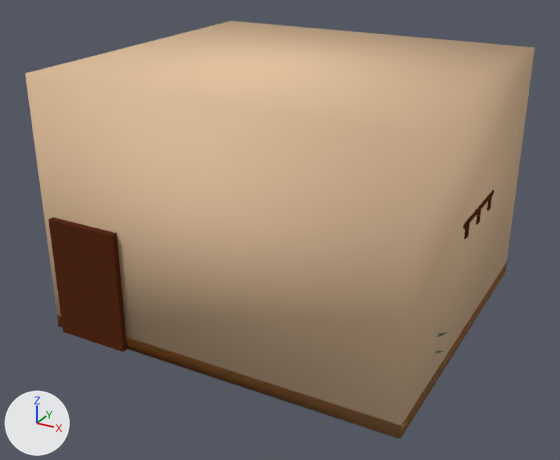
Before and after pictures for a commit that changed the Blender file Assets/Art/Bedroom2.blend.
One viewpoint serves both versions: a 50 mm lens placed at (8.11, -15.34, 8.86), pointed at (0.43, -1.39, 1.89). Every picture has the same lights, and +X, +Y and +Z are marked at lower left.

Before the edit, the objects in view are built like this:
```python
me_plane_001 = bpy.data.meshes.new('Plane.001')
me_plane_001.from_pydata(...)  # 2262 vertices, 3332 faces; spans x -0.75..1.0, y -1.0..0.61, z 0.0..1.21
me_plane_001.materials.append(mat_room)  # picture img_atlas_00002_png
# before: 0 (-0.73, -1.0, 0.0) at pixel (58, 326), 1 (1.0, -1.0, 0.0) at pixel (400, 439), 3 (1.0, 0.61, 0.0) at pixel (505, 272), 4 (-0.73, 0.61, 1.21) at pixel (231, 20), 5 (-0.73, -1.0, 1.21) at pixel (25, 73)
# before: 6 (1.0, -1.0, 1.21) at pixel (423, 130), 7 (1.0, 0.61, 1.21) at pixel (534, 47)
me_plane_023 = bpy.data.meshes.new('Plane.023')
me_plane_023.from_pydata(...)  # 86 vertices, 63 faces; spans x -0.226..0.226, y -0.123..0.0, z -0.038..0.038
me_plane_023.polygons.foreach_set('use_smooth', [True] * 63)
me_plane_023.materials.append(mat_room)  # picture img_atlas_00002_png
me_plane_028 = bpy.data.meshes.new('Plane.028')
me_plane_028.from_pydata(...)  # 16 vertices, 12 faces; spans x -0.675..-0.093, y -1.029..-0.767, z 0.0..0.577
me_plane_028.materials.append(mat_room)  # picture img_atlas_00002_png
ob_door = bpy.data.objects.new('Door', me_plane_028)
ob_door.location = (0.0, 0.0, 0.0)
ob_door.scale = (4.63, 4.63, 4.63)
ob_plane_004 = bpy.data.objects.new('Plane.004', me_plane_001)
ob_plane_004.location = (0.0, 0.0, 0.0)
ob_plane_004.scale = (4.63, 4.63, 4.63)
ob_plane_022 = bpy.data.objects.new('Plane.022', me_plane_023)
ob_plane_022.location = (4.66, -0.75, 2.87)
ob_plane_022.rotation_euler = (0.0, 0.0, 4.712)  # degrees (0, 0, 270)
ob_plane_022.scale = (4.63, 4.63, 4.63)
```
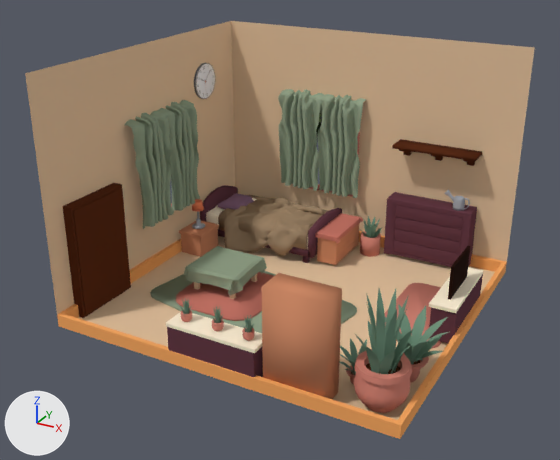
The change, as JSON lines over the scene's bpy script:
```json
{"block": "me_plane_001", "where": "# used by ob_plane_004; location = (0.0, 0.0, 0.0); scale = (4.63, 4.63, 4.63)"}
{"block": "me_plane_001", "where": "# verts and faces of me_plane_001; kept vertices keep their numbers, new ones are numbered from 2262"}
{"op": "remove", "block": "me_plane_001", "code": "me_plane_001.from_pydata(...)  # 2262 vertices, 3332 faces; spans x -0.75..1.0, y -1.0..0.61, z 0.0..1.21"}
{"op": "add", "block": "me_plane_001", "code": "me_plane_001.from_pydata(...)  # 1781 vertices, 2881 faces; spans x -0.74..1.0, y -1.0..0.61, z 0.0..1.21"}
{"block": "me_plane_001", "change": "me_plane_001 part 1"}
{"op": "add", "block": "me_plane_001", "code": "delete_vertices([6])  # with the faces that use them"}
{"block": "me_plane_001", "change": "me_plane_001 part 2: 14 kept faces spanning x 0.91..0.93, y -0.2..0.06, z 0.2..0.36 are now shaded smooth"}
{"block": "me_plane_028", "where": "me_plane_028.from_pydata(...)  # 16 vertices, 12 faces; spans x -0.675..-0.093, y -1.029..-0.767, z 0.0..0.577"}
{"block": "me_plane_028", "where": "# used by ob_door; location = (0.0, 0.0, 0.0); scale = (4.63, 4.63, 4.63)"}
{"block": "me_plane_028", "change": "me_plane_028 part 3: the loose piece of 8 vertices spanning x -0.675..-0.313, y -1.029..-0.959, z 0.0..0.577 is moved by (0.368, 0.936, -0.288)"}
{"op": "add", "block": "me_plane_029", "code": ["me_plane_029 = bpy.data.meshes.new('Plane.029')", "me_plane_029.from_pydata(...)  # 24 vertices, 20 faces; spans x -0.307..0.055, y -0.093..-0.016, z -0.288..0.288", "me_plane_029.materials.append(mat_room)  # picture img_atlas_00002_png"]}
{"op": "add", "block": "me_plane_010", "code": ["me_plane_010 = bpy.data.meshes.new('Plane.010')", "me_plane_010.from_pydata(...)  # 56 vertices, 40 faces; spans x 0.384..0.667, y -0.977..-0.838, z 0.0..0.487", "me_plane_010.polygons.foreach_set('use_smooth', [True] * 40)", "me_plane_010.materials.append(mat_room)  # picture img_atlas_00002_png"]}
{"op": "add", "block": "me_plane_030", "code": ["me_plane_030 = bpy.data.meshes.new('Plane.030')", "me_plane_030.from_pydata(...)  # 416 vertices, 402 faces; spans x 0.338..0.811, y 0.481..0.598, z 0.016..0.351", "me_plane_030.polygons.foreach_set('use_smooth', [True] * 402)", "me_plane_030.materials.append(mat_room)  # picture img_atlas_00002_png"]}
{"op": "add", "block": "ob_plane_022", "code": "ob_plane_022.hide_set(True)"}
{"op": "set", "path": "ob_door.location", "old": "(0.0, 0.0, 0.0)", "new": "(-3.04, -3.83, 1.33)"}
{"op": "set", "path": "ob_door.rotation_euler", "old": "(0.0, 0.0, 0.0)", "new": "(0.0, 0.0, -1.571)", "note": "degrees (0, 0, 0) -> degrees (0, 0, -90)"}
{"op": "add", "block": "ob_door", "code": "ob_door.hide_set(True)"}
{"op": "add", "block": "ob_doorclosed", "code": ["ob_doorclosed = bpy.data.objects.new('DoorClosed', me_plane_029)", "ob_doorclosed.location = (-3.04, -3.83, 1.33)", "ob_doorclosed.rotation_euler = (0.0, 0.0, -1.571)  # degrees (0, 0, -90)", "ob_doorclosed.scale = (4.63, 4.63, 4.63)"]}
{"op": "add", "block": "ob_plane_010", "code": ["ob_plane_010 = bpy.data.objects.new('Plane.010', me_plane_010)", "ob_plane_010.location = (0.0, 0.0, 0.0)", "ob_plane_010.scale = (4.63, 4.63, 4.63)"]}
{"op": "add", "block": "ob_wardrobe", "code": ["ob_wardrobe = bpy.data.objects.new('wardrobe', me_plane_030)", "ob_wardrobe.location = (0.0, 0.0, 0.0)", "ob_wardrobe.scale = (4.63, 4.63, 4.63)"]}
```

Boxes [x1, y1, x2, y2] around the edits, measured in the pictures (560 x 460 px):
```json
{"object": "Plane.010", "change": "added", "after": [262, 273, 342, 399], "on screen": "orange"}
{"object": "Door", "change": "hidden", "before": [48, 217, 127, 352], "on screen": "brown"}
{"object": "DoorClosed", "change": "added", "after": [63, 183, 131, 318], "on screen": "brown"}
{"object": "wardrobe", "change": "added", "after": [384, 192, 477, 267], "on screen": "brown"}
{"object": "Plane.022", "change": "hidden", "before": [463, 190, 494, 239]}
{"part": 1, "of": "me_plane_001", "change": "deleted", "before": [25, 21, 535, 439], "on screen": "beige"}
{"part": 2, "of": "me_plane_001", "change": "shading changed", "after": [448, 246, 470, 300], "on screen": "black"}
{"object": "Plant.005", "change": "unchanged, uncovered by the edit", "after": [354, 289, 413, 413]}
{"object": "Plane.002", "change": "unchanged, uncovered by the edit", "after": [318, 94, 366, 198]}
{"object": "Plane.007", "change": "unchanged, uncovered by the edit", "after": [278, 89, 324, 191]}
{"object": "Plane.001", "change": "unchanged, uncovered by the edit", "after": [124, 111, 174, 229]}
```
